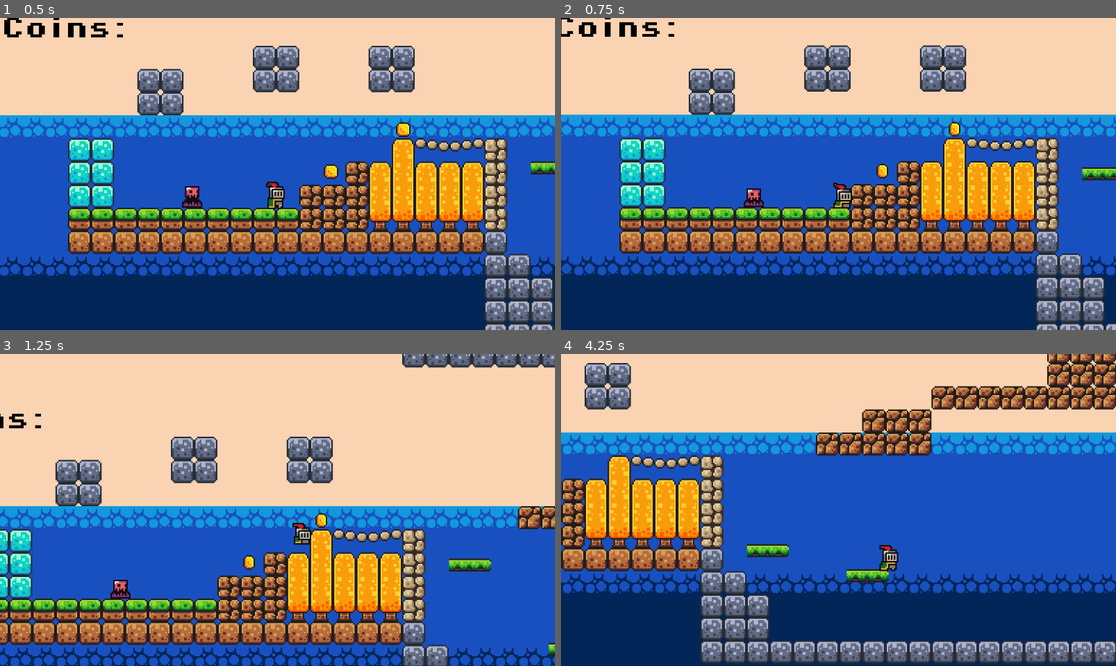
Above: before the commit, frames 1-4 (two rows, left to right).
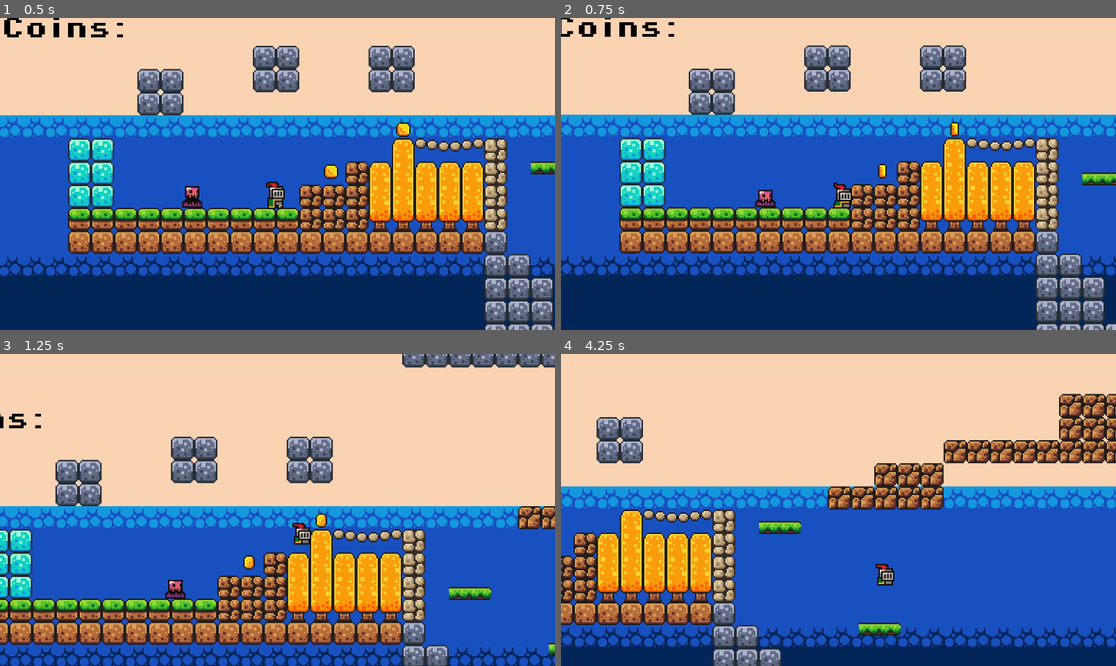
Above: after the commit, the same moments.

Repository: Adocrafter-student/GodotGameTutorial
Game: Godot game, scene res://scenes/game.tscn
Same seed, same stepped clock (60 frames per second), same inputs: the game is played once before the commit and once after it.
Inputs (mouse positions are in pixels of both pictures, inside the frame that each line leads up to):
- Up to frame 1 (0.5 s): no input
- Up to frame 2 (0.75 s): move the mouse to (960, 158) at 0.52 s; hold D (move_right) from 0.53 s (still down); tap F (special1) at 0.6 s
- Up to frame 3 (1.25 s): keep holding D (move_right); tap W (jump) at 0.77 s
- Up to frame 4 (4.25 s): move the mouse to (727, 525) at 1.27 s; click (727, 525) at 1.35 s; tap W (jump) at 1.52, 3.02, 3.77 s; tap F (special1) at 1.55, 2.1, 2.85, 3.8 s; move the mouse to (894, 441) at 2.02 s; release D (move_right) at 2.03 s; hold A (move_left) 2.03-2.78 s; move the mouse to (810, 572) at 2.77 s; hold D (move_right) from 2.78 s (still down); move the mouse to (1005, 556) at 3.52 s; click (1005, 556) at 3.6 s

Frame 1 is identical in both runs. In frame 2, 0.7% of the frame differs, in the area x 32-100%, y 34-61%; in frame 3, 1.1%; in frame 4, 61%, in the area x 0-100%, y 0-100%.

Commit message:
removed cluncky game mechanic it did not work

Diff:
--- a/scripts/danger_zone.gd
+++ b/scripts/danger_zone.gd
@@ -11,6 +11,4 @@
 
 func _on_timer_timeout() -> void:
 	Engine.time_scale = 1.0
-	# Reset pause state when reloading scene
-	get_tree().paused = false
 	get_tree().reload_current_scene()
--- a/scripts/player.gd
+++ b/scripts/player.gd
@@ -5,19 +5,12 @@
 const JUMP_VELOCITY = -300.0
 @onready var sprite: AnimatedSprite2D = $AnimatedSprite2D
 var is_attacking = false
-var time_frozen = false
 
 func _ready():
 	# Connect the animation finished signal
 	sprite.animation_finished.connect(_on_animation_finished)
-	# Allow player to process even when paused
-	process_mode = Node.PROCESS_MODE_ALWAYS
 
 func _physics_process(delta: float) -> void:
-	# Handle time freeze toggle
-	if Input.is_action_just_pressed("special1"):
-		toggle_time_freeze()
-
 	# Add the gravity.
 	if not is_on_floor():
 		velocity += get_gravity() * delta
@@ -63,13 +56,3 @@
 func _on_animation_finished():
 	if sprite.animation == "attack":
 		is_attacking = false
-
-func toggle_time_freeze():
-	time_frozen = !time_frozen
-
-	if time_frozen:
-		get_tree().paused = true
-		print("Time frozen!")
-	else:
-		get_tree().paused = false
-		print("Time resumed!")
